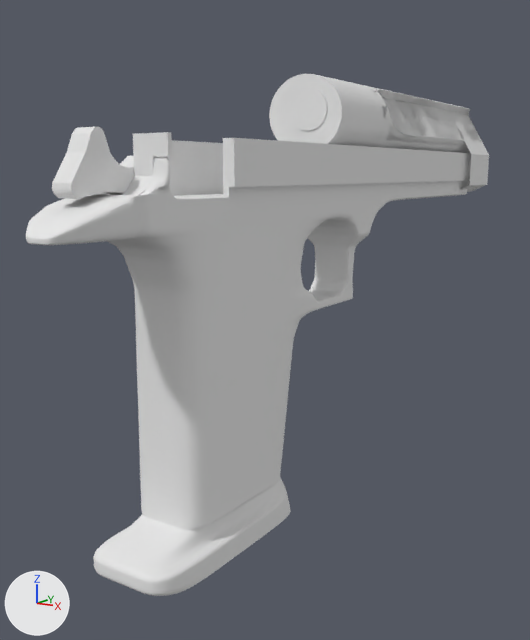
A saved change to the Blender file DesertEagle_01v03.blend.
Camera for both pictures: a 50 mm lens placed at (1.88, -4.93, 1.67), pointed at (-0.26, -1.67, 0.89). Every picture has the same lights, and +X, +Y and +Z are marked at lower left.

The older version as bpy lines, for what is in view:
```python
me_cube = bpy.data.meshes.new('Cube')
me_cube.from_pydata(...)  # 114 vertices, 101 faces; spans x -0.3..0.3, y -2.61..0.1, z -0.59..0.95
me_cube_004 = bpy.data.meshes.new('Cube.004')
me_cube_004.from_pydata(...)  # 28 vertices, 24 faces; spans x 0.047..0.205, y -3.048..-2.902, z 1.57..1.803
me_cube_004.materials.append(mat_material)  # white #e7e7e7
me_cube_006 = bpy.data.meshes.new('Cube.006')
me_cube_006.from_pydata(...)  # 442 vertices, 419 faces; spans x 0.0..0.24, y -3.02..0.08, z 1.57..2.16
me_cylinder = bpy.data.meshes.new('Cylinder')
me_cylinder.from_pydata(...)  # 428 vertices, 398 faces; spans x -0.14..0.14, y -0.08..0.113, z -0.131..0.131
ob_backhammercover = bpy.data.objects.new('BackHammerCover', me_cube_004)
ob_backhammercover.location = (0.0, 0.0, 0.0)
ob_cylinder = bpy.data.objects.new('Cylinder', me_cylinder)
ob_cylinder.location = (0.031, -1.65, 1.974)
ob_hammer = bpy.data.objects.new('Hammer', me_cube)
ob_hammer.location = (0.0, -2.876, 1.673)
ob_hammer.rotation_euler = (-0.00855, 0.0, 0.0)  # degrees (-0.5, 0, 0)
ob_hammer.scale = (0.151, 0.151, 0.151)
ob_slide = bpy.data.objects.new('Slide', me_cube_006)
ob_slide.location = (0.0, -0.008, 0.0)
_m = ob_slide.modifiers.new('Mirror', 'MIRROR')
_m.use_clip = True
_m = ob_slide.modifiers.new('Subsurf', 'SUBSURF')
_m.levels = 2
ob_slide.hide_viewport = True
# also in view: 'Grip' at (0.0, -1.56, 0.94); 'CircleBase' at (0.0, -1.49, 1.95); 'BarrelFront' at (0.0, -0.38, 1.83)
```
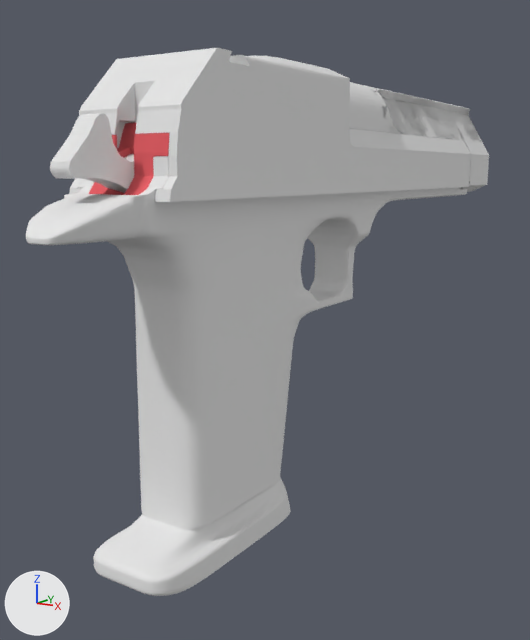
Commit message: Before mirror modifier on grip

Pixel boxes [x1, y1, x2, y2] of what changed, in the pictures (530 x 640 px):
'Slide', shown: after [69, 48, 471, 202]
'Hammer', turned: before [52, 127, 134, 199]; after [50, 113, 134, 193]
'BackHammerCover', reshaped, modifiers changed: before [122, 132, 172, 195]; after [89, 123, 170, 195]
part 1 of me_cube_004, built on: before [133, 132, 172, 157]; after [89, 123, 170, 195]
part 2 of me_cube_004, recoloured: before [139, 156, 157, 195]; after [104, 156, 155, 195]
'CircleBase', unchanged, covered by the edit: before [269, 74, 383, 147]; after [349, 82, 383, 132]

What changed in the scene script:
```text
Add mat_backhammercover:
    mat_backhammercover = diffuse_material('BackHammerCover')
    mat_backhammercover.base_color = (0.8, 0.123, 0.139)  # red #e76268
    mat_backhammercover.roughness = 0.0833
Change me_cube_004:
    used by ob_backhammercover; location = (0.0, 0.0, 0.0)
    remove me_cube_004.from_pydata(...)  # 28 vertices, 24 faces; spans x 0.047..0.205, y -3.048..-2.902, z 1.57..1.803
    add me_cube_004.from_pydata(...)  # 64 vertices, 62 faces; spans x 0.0..0.205, y -3.048..-2.767, z 1.573..1.853
    me_cube_004 part 1: 3 vertices moved from x 0.047..0.175, y -2.961..-2.902, z 1.57..1.803 to x 0.047..0.205, y -2.971..-2.902, z 1.573..1.803; 6 vertices removed from x 0.047..0.205, y -2.98..-2.961, z 1.803; 42 vertices added at x 0.0..0.205, y -3.048..-2.767, z 1.573..1.853
    me_cube_004 part 2: 7 faces spanning x 0.047..0.205, y -3.048..-2.902, z 1.573..1.725 switch from mat_material (white #e7e7e7) to mat_backhammercover (red #e76268)
Change ob_backhammercover:
    add _m = ob_backhammercover.modifiers.new('Mirror', 'MIRROR')
    add _m.use_clip = True
    add _m.mirror_object = ob_mirrorref2
    add _m = ob_backhammercover.modifiers.new('Subsurf', 'SUBSURF')
    add _m.levels = 2
Change ob_hammer:
    ob_hammer.rotation_euler: (-0.00855, 0.0, 0.0) -> (-0.18, 0.0, 0.0)  # degrees (-0.5, 0, 0) -> degrees (-10, 0, 0)
Change ob_slide:
    remove ob_slide.hide_viewport = True
```
